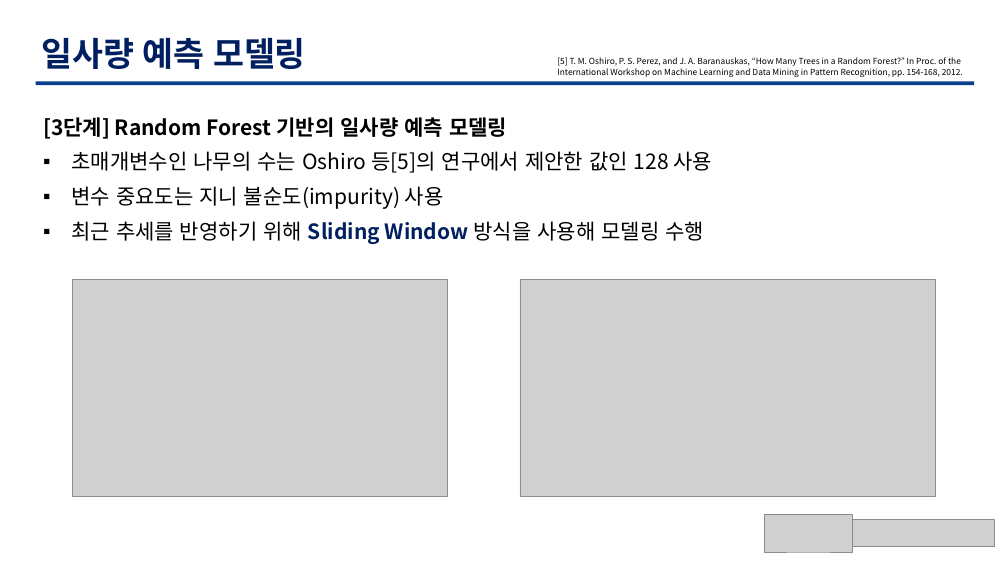
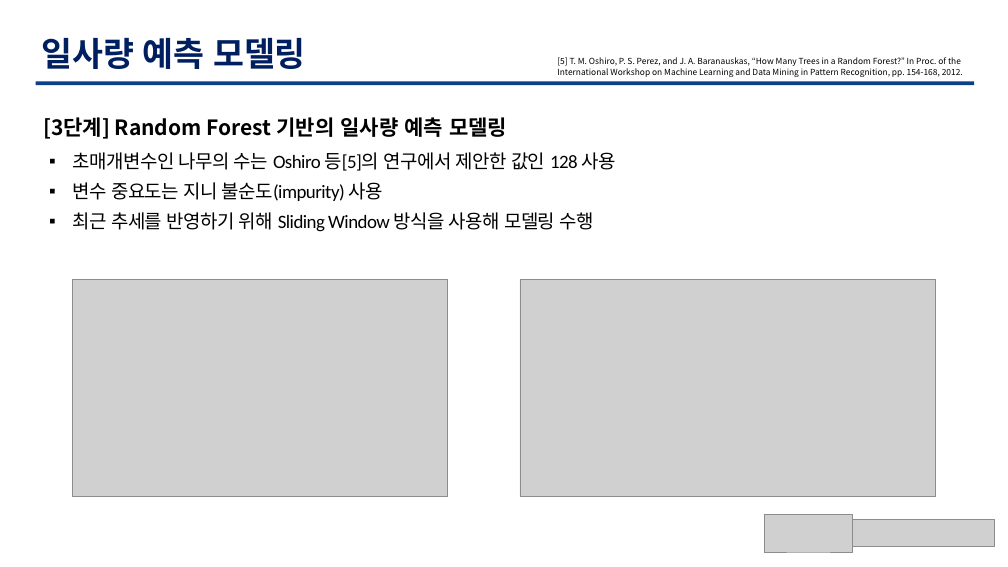
Before and after one commit to TaegyuHan/Solar_radiation_prediction_model, a slide deck: slide 11 of KICS_PT/[KICS] 모델 poster.pptx. Drawn at 1008x567 pixels with LibreOffice and Linux fonts; fonts in the diff are those of the drawing; grey boxes stand for pictures. Boxes give left, top, right and bottom in pixels: in the first picture for what was removed or moved away, otherwise in the second. Text is boxed around its words. In the diff, an @@ line names an element or a change of style, - is before the commit and + after.

Commit message:
모델 최종 PT

```diff
--- a/KICS_PT/[KICS] 모델 poster.pptx
+++ b/KICS_PT/[KICS] 모델 poster.pptx
@@ text "초매개변수인 나무의 수는 Oshiro 등[5]의 ...": place and size @@
-text "초매개변수인 나무의 수는 Oshiro 등[5]의 ..." at [43, 117, 713, 244]
+text "초매개변수인 나무의 수는 Oshiro 등[5]의 ..." at [73, 152, 615, 232]
@@ text "초매개변수인 나무의 수는 Oshiro 등[5]의 ..." at [73, 152, 615, 232]: size 20 to 18 pt, font Noto Sans CJK KR to Calibri, letter spacing 0 to -0.5 pt; text colour #002060 to #000000, bold off in "Sliding Window"; indent changed; less space between paragraphs @@
```
Also in this commit, not shown: 3 other slides changed.
